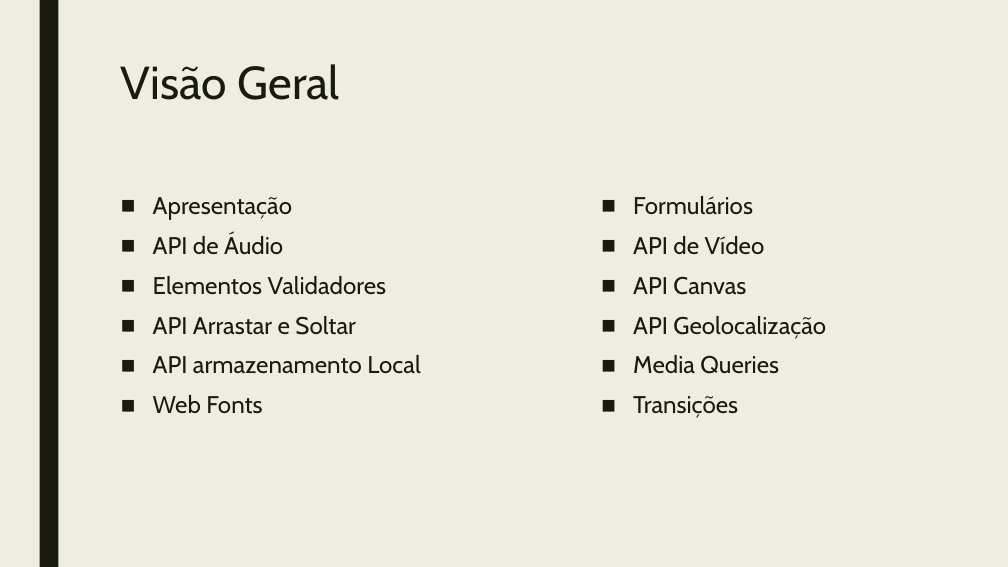
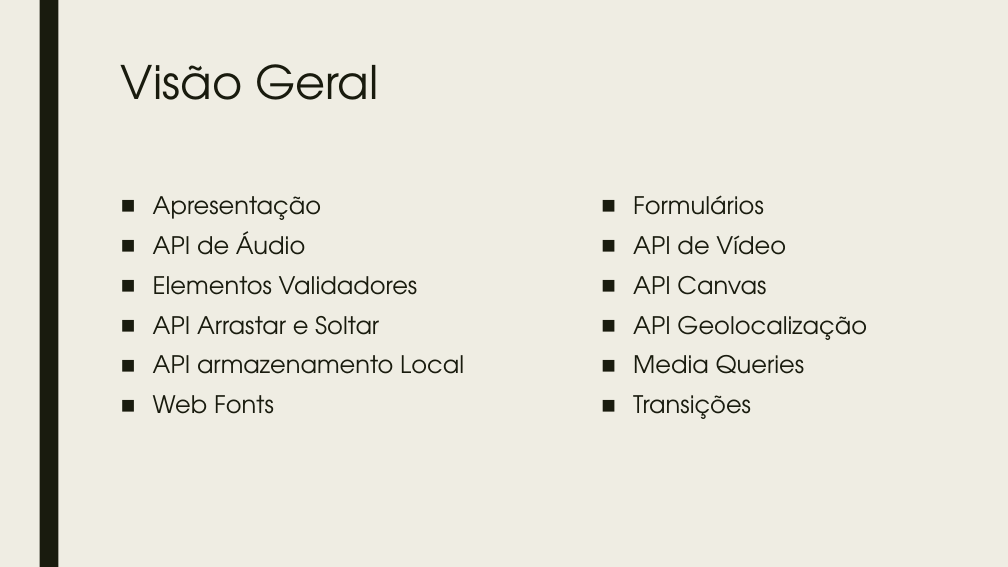
Before and after one commit to rafanonato/html5_avancado, a slide deck: slide 2 of @material/slide_html5.pptx. Drawn at 1008x567 pixels with LibreOffice and Linux fonts; fonts in the diff are those of the drawing. Boxes give left, top, right and bottom in pixels: in the first picture for what was removed or moved away, otherwise in the second. Text is boxed around its words. In the diff, an @@ line names an element or a change of style, - is before the commit and + after.

```diff
--- a/@material/slide_html5.pptx
+++ b/@material/slide_html5.pptx
@@ font Cabin to TeX Gyre Adventor in 3 elements at <box>121,64,379,100</box>, <box>153,196,464,414</box>, <box>633,195,867,419</box> @@
```
Also in this commit, not shown: 1 other slide changed, 5 slides added, 1 other file.
